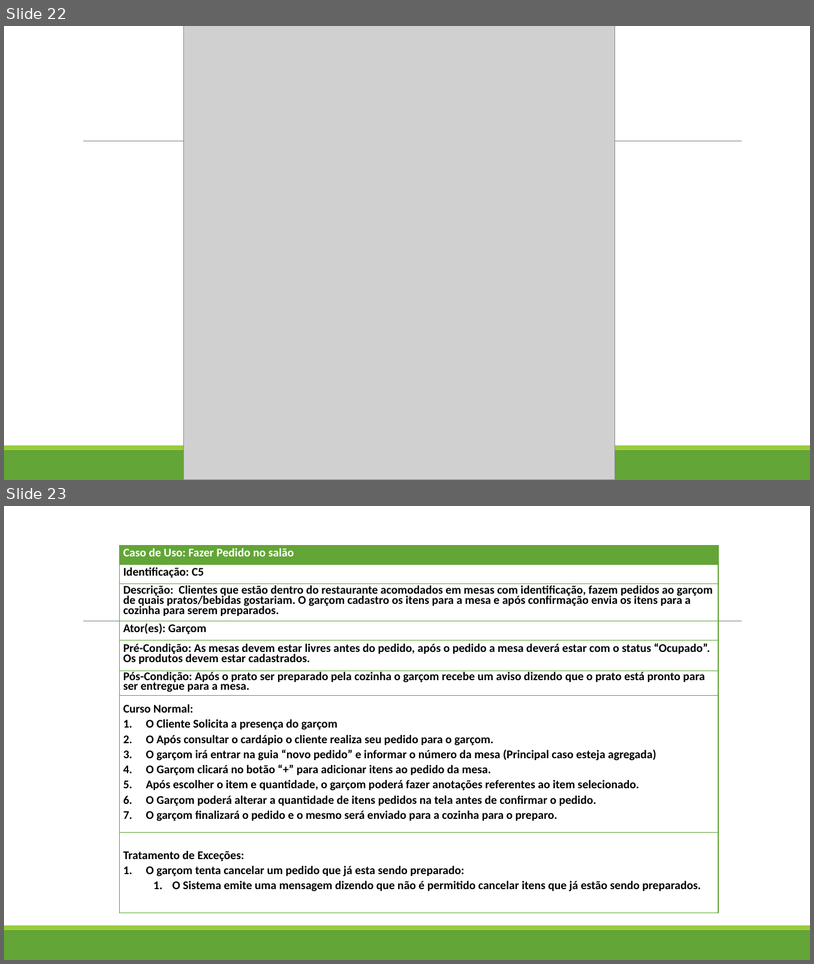
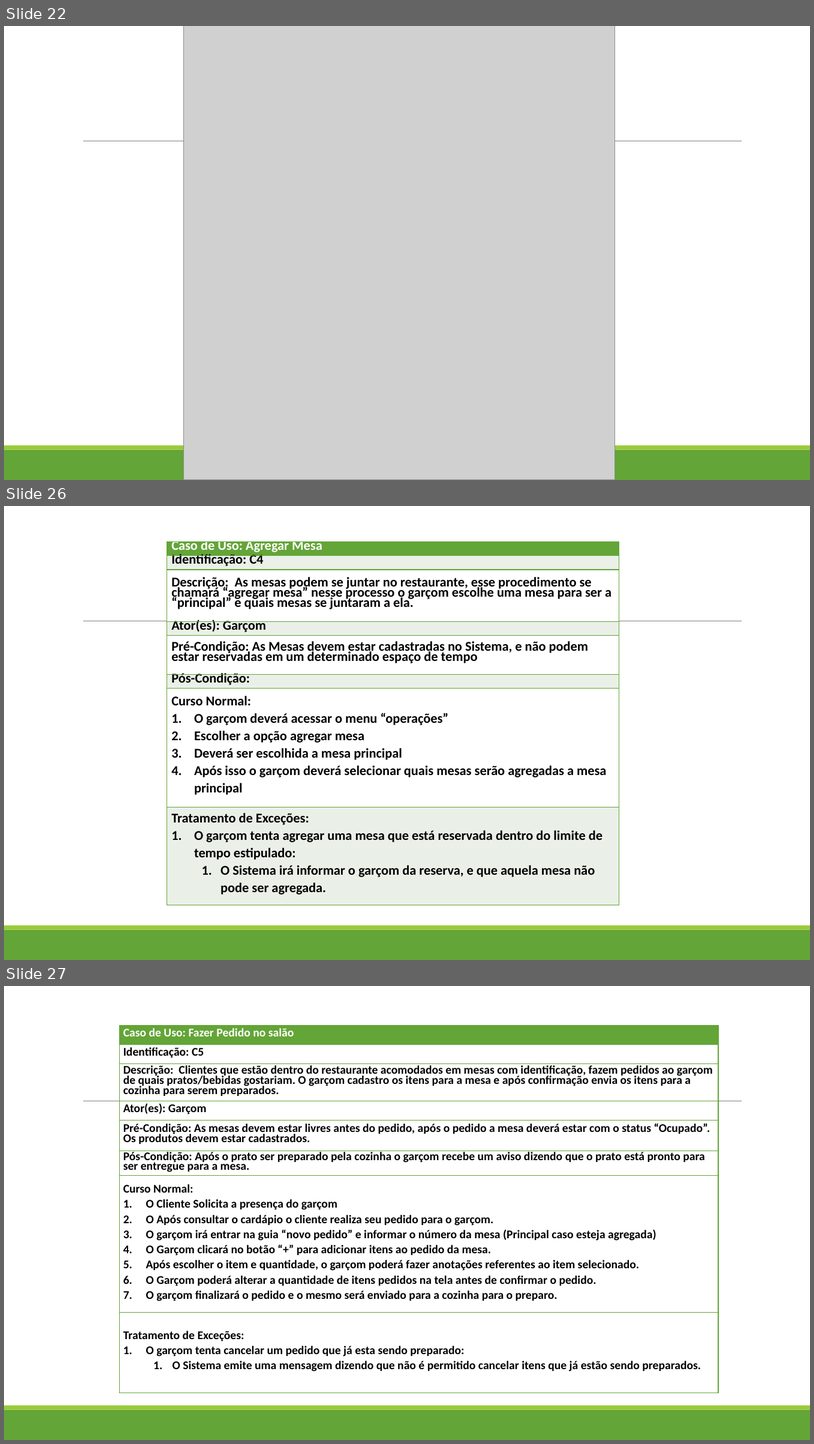
Before and after one commit to markaumvb/Restaurante, a slide deck: Documentação/Apresentação 2.0.pptx. Shown one above the other, each under a label of ours: slides 22 and 23 before the commit, slides 22, 26 and 27 after it; the slides between them are not shown. The pictures are 814x964 and 814x1444 pixels, drawn with LibreOffice and Linux fonts; fonts in the diff are those of the drawing; grey boxes stand for pictures. Boxes give left, top, right and bottom in pixels: in the first picture for what was removed or moved away, otherwise in the second. Text is boxed around its words. In the diff, an @@ line names an element or a change of style, - is before the commit and + after.

```diff
--- a/Documentação/Apresentação 2.0.pptx
+++ b/Documentação/Apresentação 2.0.pptx
@@ slide 26 added at <box>4,506,810,960</box>, background #FFFFFF; not listed: 3 template elements that a slide beside it also shows @@
@@ table added at <box>167,541,619,904</box>, 8 rows, 1 columns @@
+Caso de Uso: Agregar Mesa
+Identificação: C4
+Descrição: As mesas podem se juntar no restaurante, esse procedimento se chamará “agregar mesa” nesse processo o garçom escolhe uma mesa para ser a “principal” e quais mesas se juntaram a ela.
+Ator(es): Garçom
+Pré-Condição: As Mesas devem estar cadastradas no Sistema, e não podem estar reservadas em um determinado espaço de tempo
+Pós-Condição:
+Curso Normal: / O garçom deverá acessar o menu “operações” / Escolher a opção agregar mesa / Deverá ser escolhida a mesa principal / Após isso o garçom deverá selecionar quais mesas serão agregadas a mesa principal
+Tratamento de Exceções: / O garçom tenta agregar uma mesa que está reservada dentro do limite de tempo estipulado: / O Sistema irá informar o garçom da reserva, e que aquela mesa não pode ser agregada.
@@ what was slide 23 is now slide 27 @@
```
Also in this commit, not shown: 6 other slides added, 3 other files.
